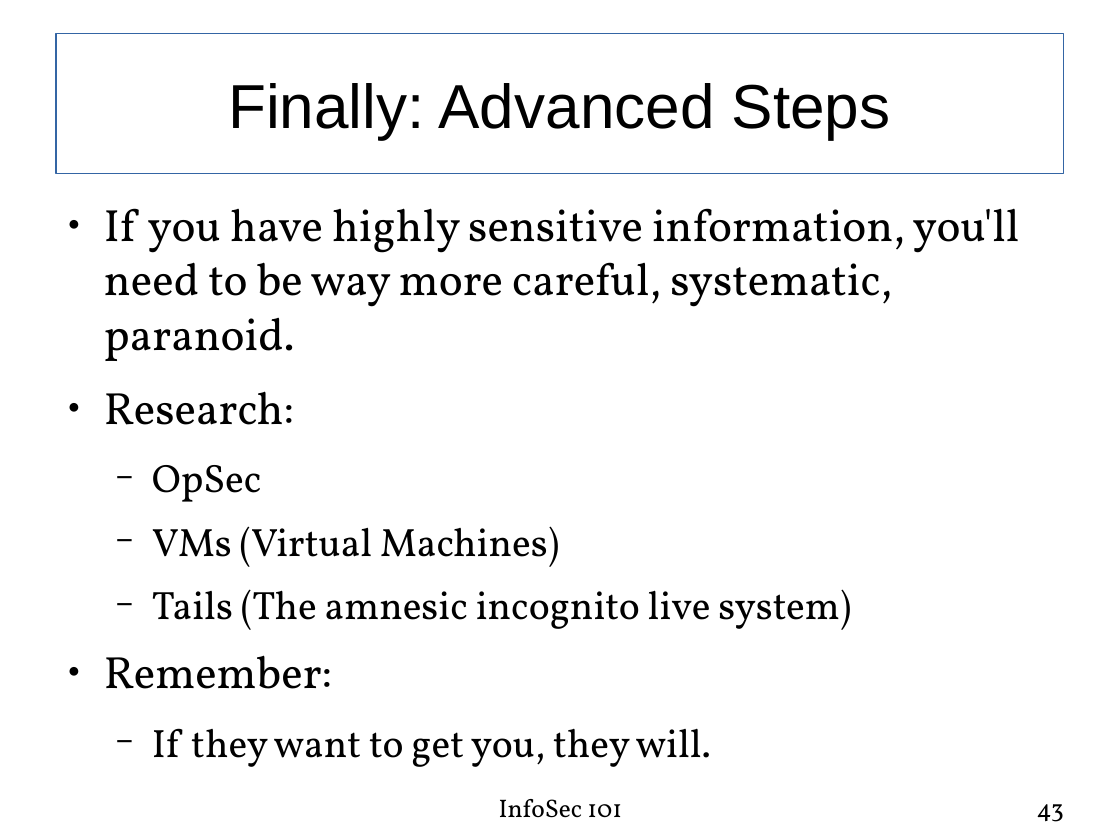
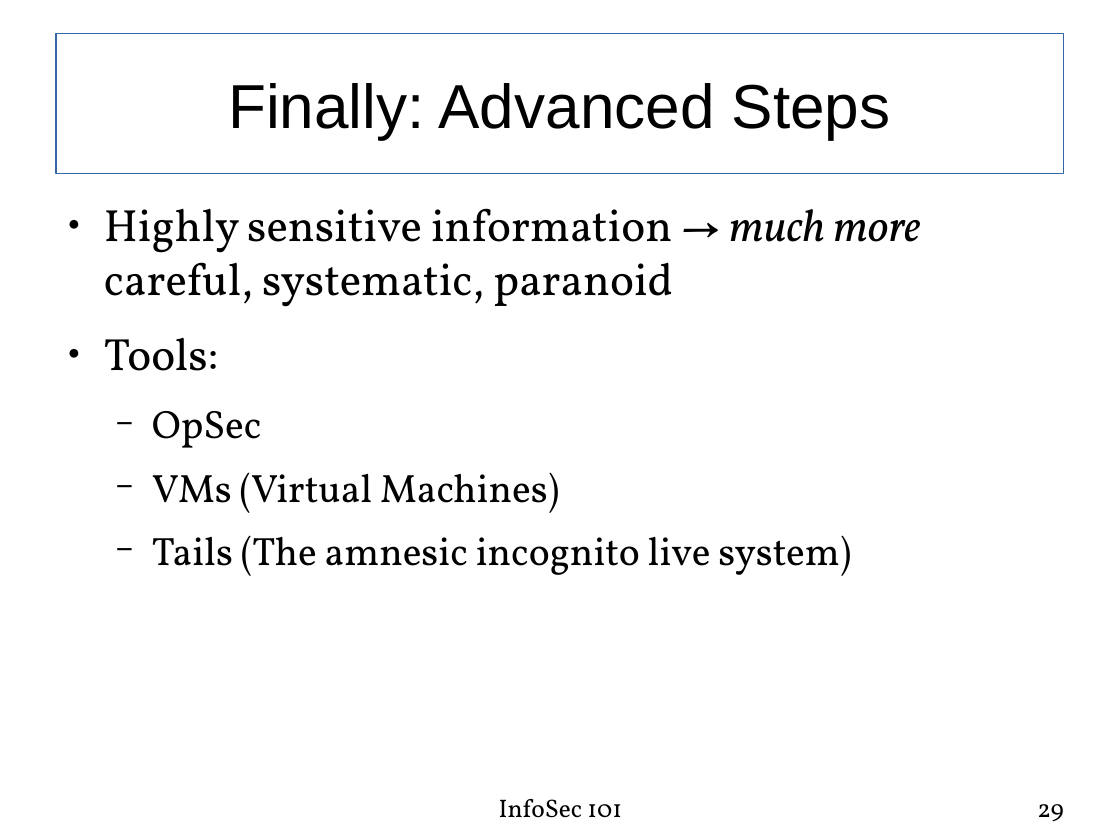
Before and after one commit to fabianlischka/InfoSec101, a slide deck: slide 29 of public/presentations/InfoSec101-Presentation-FCC-2015-02-26.odp (slide 43 before the commit). Drawn at 1120x840 pixels with LibreOffice and Linux fonts; fonts in the diff are those of the drawing. Boxes give left, top, right and bottom in pixels: in the first picture for what was removed or moved away, otherwise in the second. Text is boxed around its words. In the diff, an @@ line names an element or a change of style, - is before the commit and + after.

```diff
--- a/public/presentations/InfoSec101-Presentation-FCC-2015-02-26.odp
+++ b/public/presentations/InfoSec101-Presentation-FCC-2015-02-26.odp
@@ text at (104, 208, 920, 371): text changed @@
-● If you have highly sensitive information, you'll need to be way more careful, systematic, paranoid.
-● Research:
+● Highly sensitive information → much more careful, systematic, paranoid
+● Tools:
@@ text at (104, 655, 711, 767): paragraphs removed @@
-● Remember:
-  − If they want to get you, they will.
@@ page number at (1037, 804, 1064, 821): text changed @@
-43
+29
```
Also in this commit, not shown: 22 other slides changed, 14 slides removed, 1 other file.
